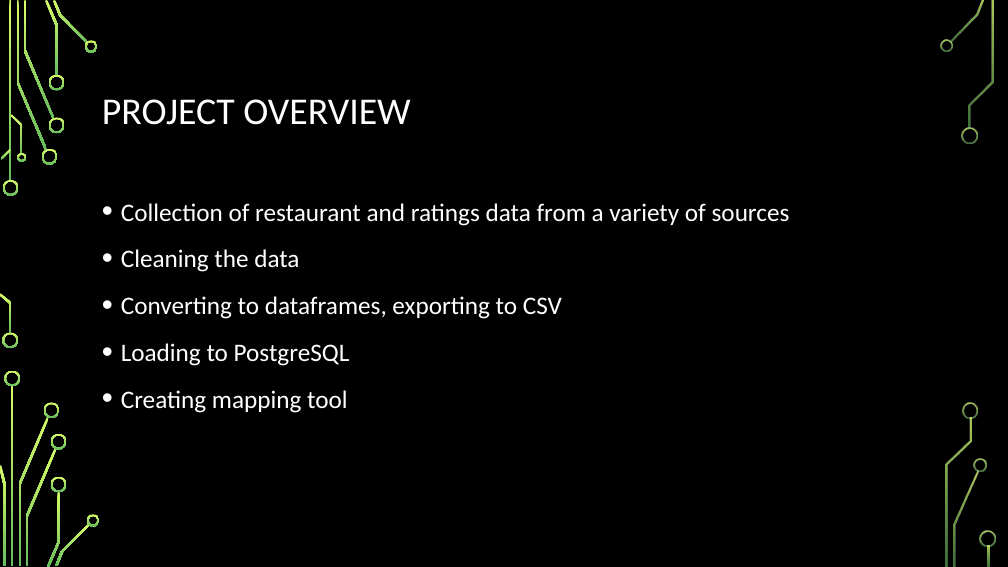
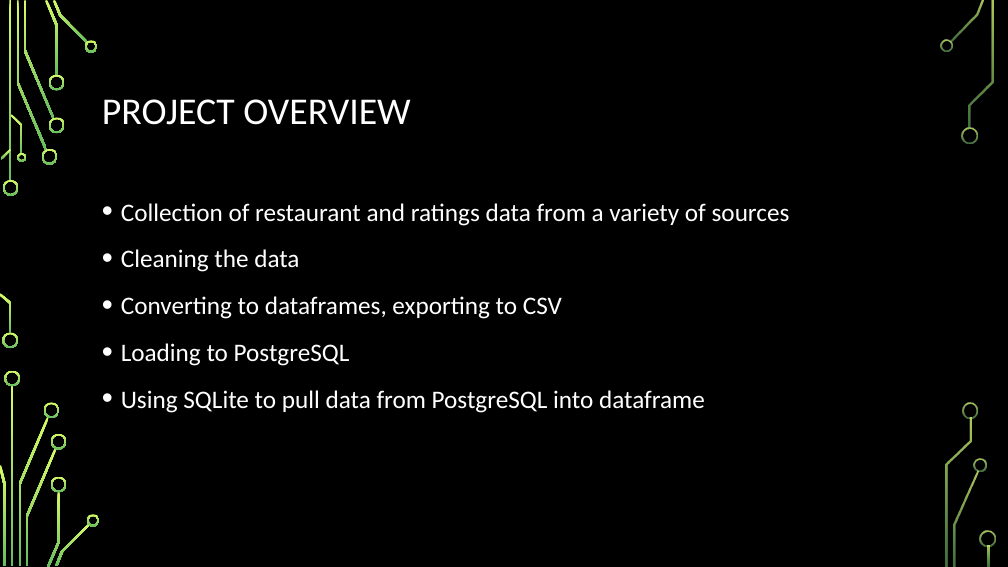
Before and after one commit to jclawson0602/Group_1_Project_3, a slide deck: slide 3 of Group 1 Project 3 DRAFT.pptx. Drawn at 1008x567 pixels with LibreOffice and Linux fonts; fonts in the diff are those of the drawing; background and template pictures are left out. Boxes give left, top, right and bottom in pixels: in the first picture for what was removed or moved away, otherwise in the second. Text is boxed around its words. In the diff, an @@ line names an element or a change of style, - is before the commit and + after.

```diff
--- a/Group 1 Project 3 DRAFT.pptx
+++ b/Group 1 Project 3 DRAFT.pptx
@@ text at box(121, 390, 705, 413): text changed @@
-• Creating mapping tool
+• Using SQLite to pull data from PostgreSQL into dataframe
```
Also in this commit, not shown: 4 other slides changed, 7 slides added, 3 slides removed.
